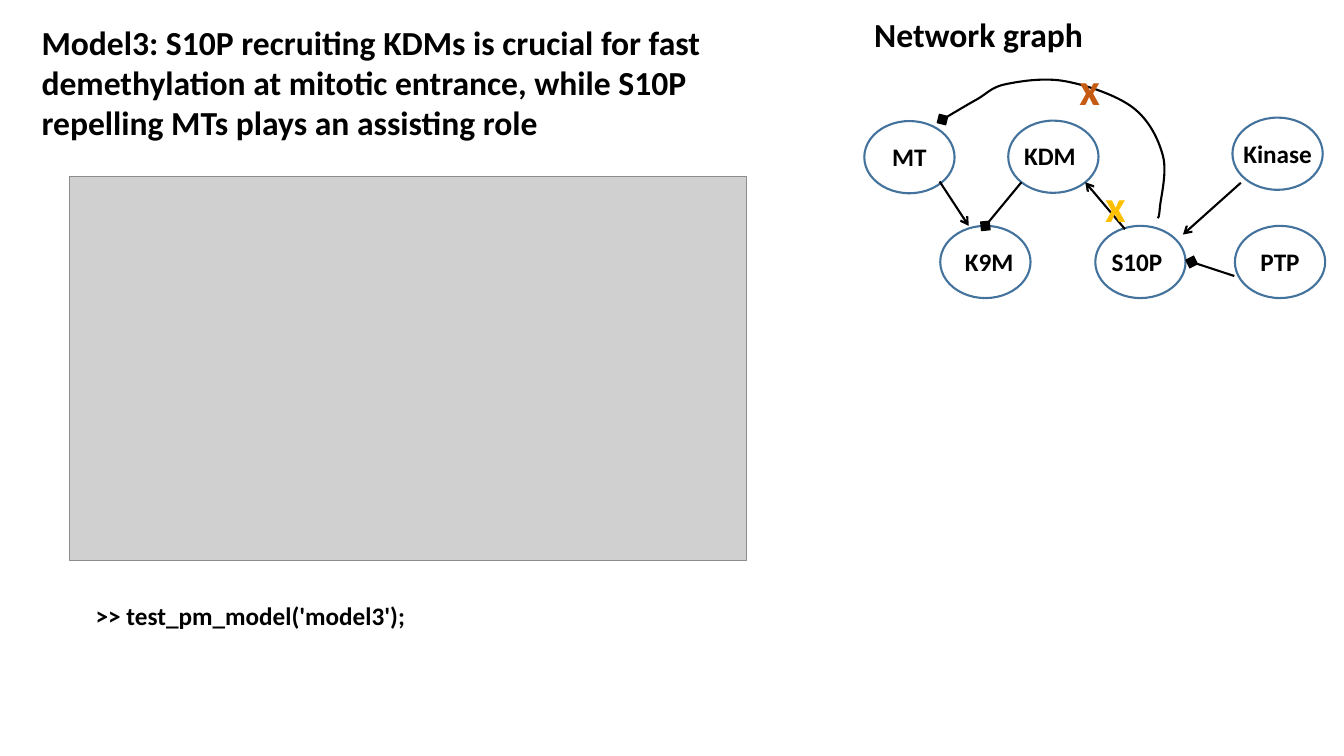
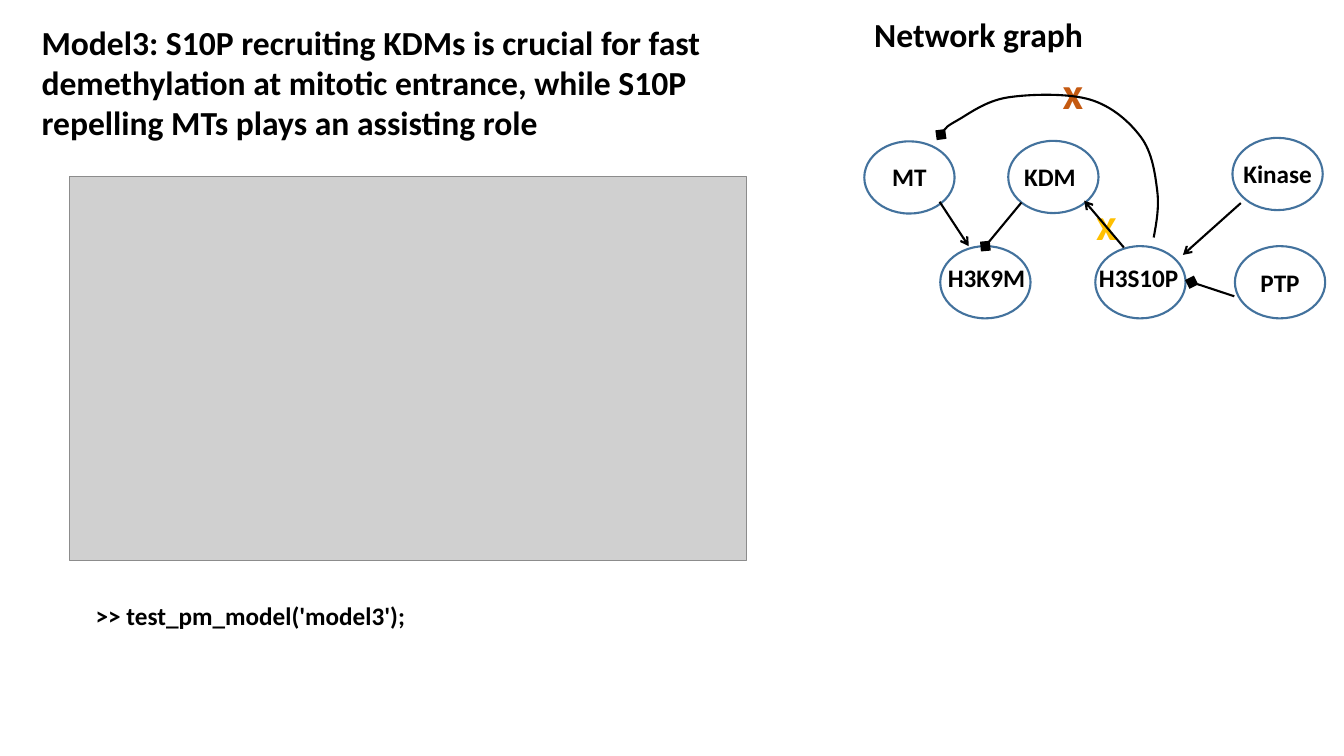
Before and after one commit to lu6007/fluocell, a slide deck: slide 7 of app/model/result_0211_2017.pptx (slide 8 before the commit). Drawn at 1344x756 pixels with LibreOffice and Linux fonts; fonts in the diff are those of the drawing; grey boxes stand for pictures. Boxes give left, top, right and bottom in pixels: in the first picture for what was removed or moved away, otherwise in the second. Text is boxed around its words. In the diff, an @@ line names an element or a change of style, - is before the commit and + after.

```diff
--- a/app/model/result_0211_2017.pptx
+++ b/app/model/result_0211_2017.pptx
@@ text "x": place and size @@
-text "x" at (1079, 83, 1100, 105)
+text "x" at (1063, 87, 1084, 109)
@@ freeform shape: place and size @@
-freeform shape at (943, 80, 1165, 218)
+freeform shape at (941, 95, 1157, 238)
@@ 6 ellipses, 5 arrows, 4 texts: place and size @@
-6 ellipses, 5 arrows, 4 texts at (864, 118, 1326, 298)
+6 ellipses, 5 arrows, 4 texts at (864, 138, 1326, 319)
@@ text "x" rewrapped from (1105, 200, 1126, 234) to (1096, 213, 1117, 251) @@
@@ text added at (948, 266, 1025, 287), 18 pt, text #000000, bold @@
+H3K9M
@@ text removed at (965, 254, 1014, 271) @@
-K9M
@@ text added at (1099, 266, 1178, 287), 18 pt, text #000000, bold @@
+H3S10P
@@ text removed at (1112, 254, 1163, 271) @@
-S10P
```
Also in this commit, not shown: 4 other slides changed, 1 slide removed, 10 other files.
